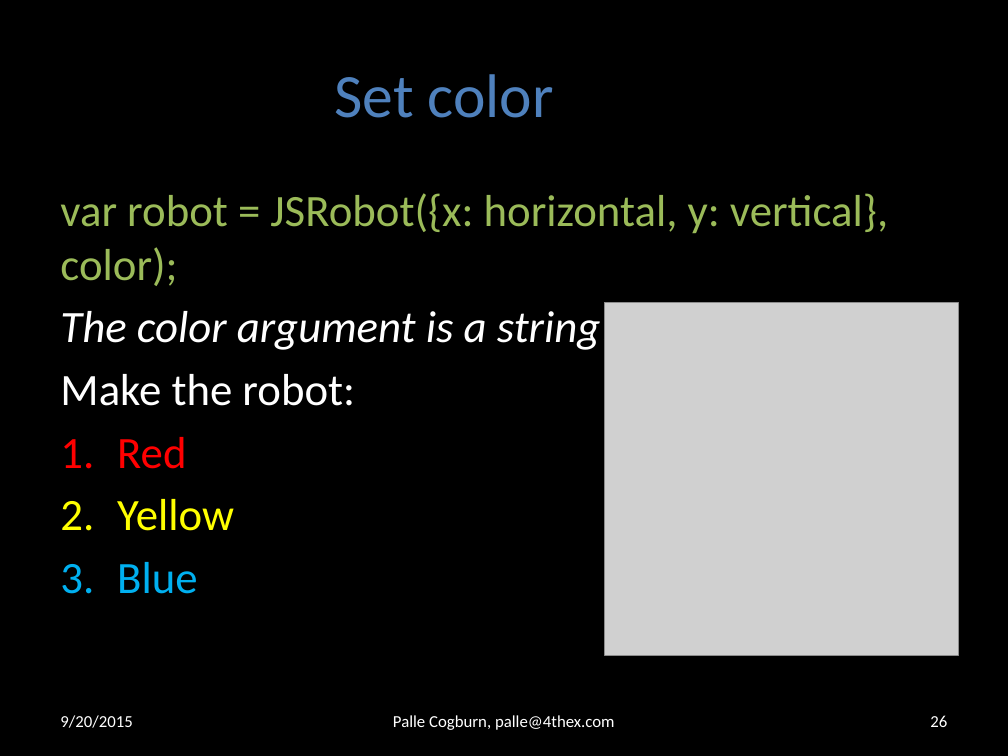
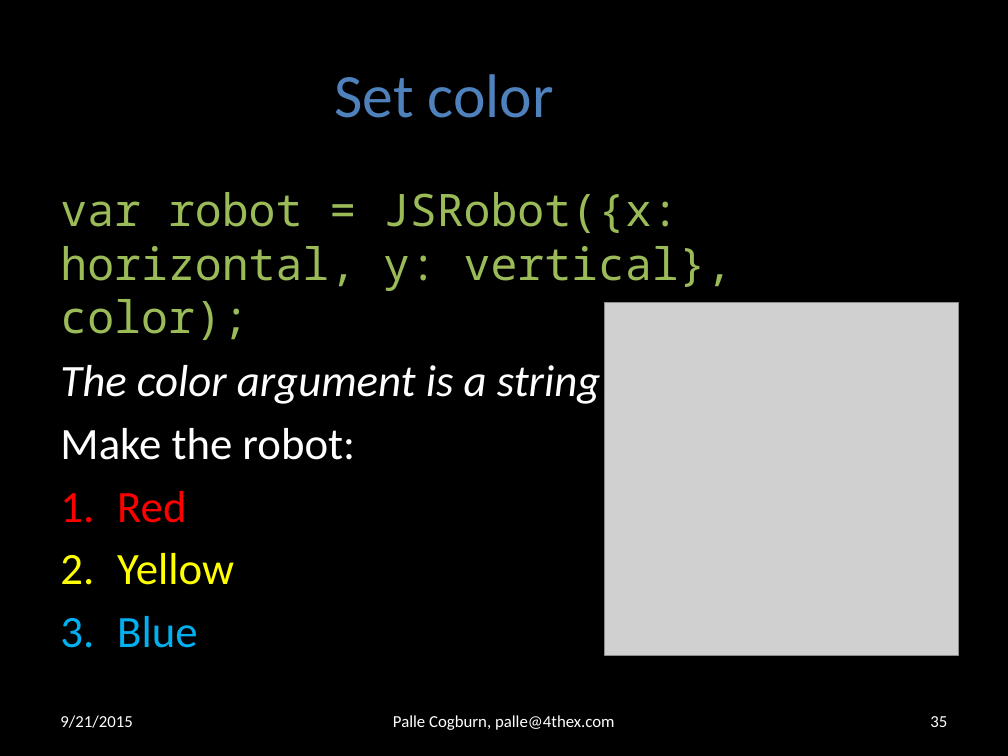
Before and after one commit to 4thex/JSRobot, a slide deck: slide 35 of doc/Computer Programming 1.pptx (slide 26 before the commit). Drawn at 1008x756 pixels with LibreOffice and Linux fonts; fonts in the diff are those of the drawing; grey boxes stand for pictures; background and template pictures are left out. Boxes give left, top, right and bottom in pixels: in the first picture for what was removed or moved away, otherwise in the second. Text is boxed around its words. In the diff, an @@ line names an element or a change of style, - is before the commit and + after.

```diff
--- a/doc/Computer Programming 1.pptx
+++ b/doc/Computer Programming 1.pptx
@@ text at (60, 192, 733, 340): font Calibri to Noto Sans Mono in "var robot = JSRobot({x: horizontal, y: vertical}, ..." @@
@@ text at (60, 715, 132, 728): text changed @@
-9/20/2015
+9/21/2015
@@ page number at (930, 716, 947, 727): text changed @@
-26
+35
```
Also in this commit, not shown: 29 other slides changed, 9 slides added, 1 other file.
